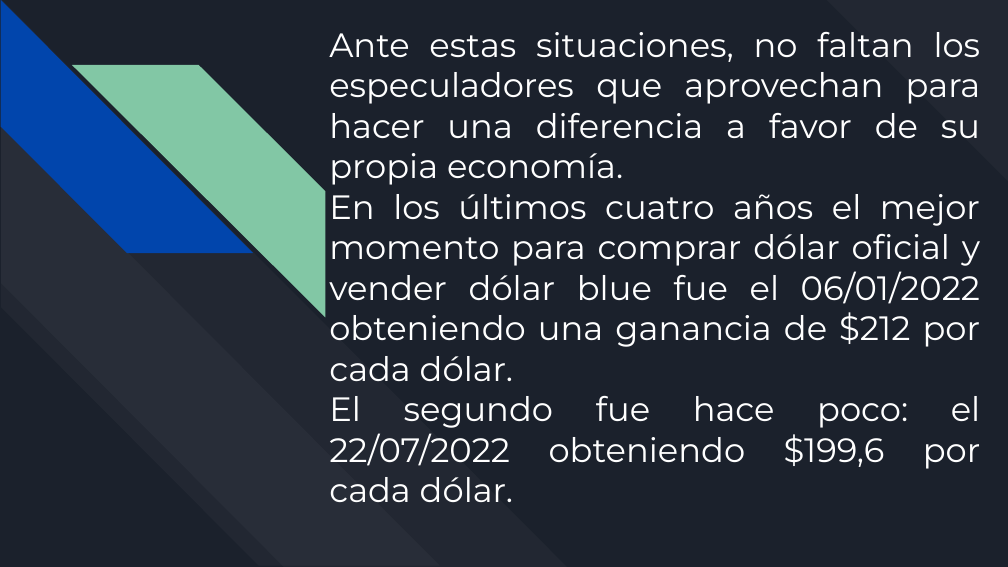
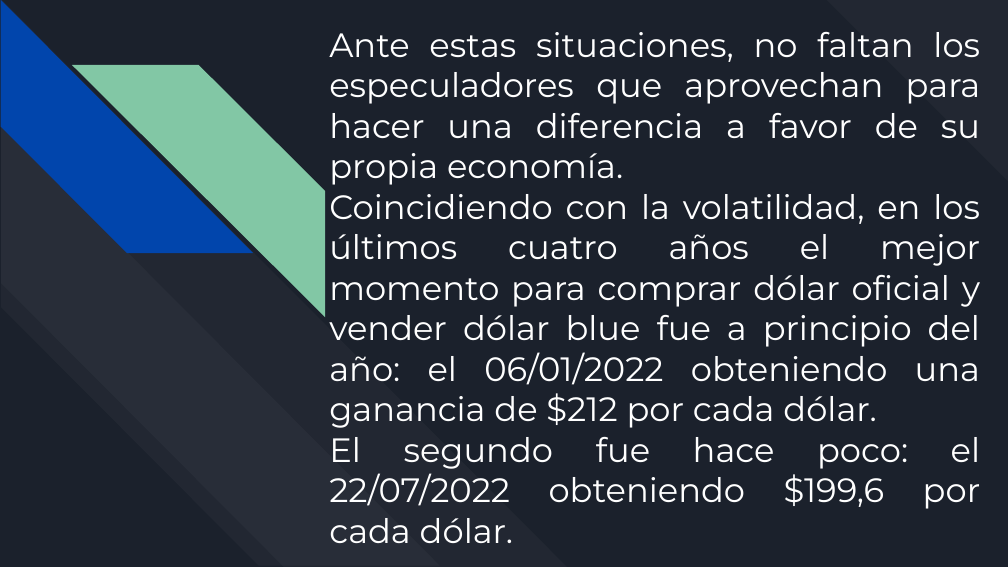
Before and after one commit to alimusac/TP2-Musacchio, a slide deck: slide 5 of TP1.pptx. Drawn at 1008x567 pixels with LibreOffice and Linux fonts; fonts in the diff are those of the drawing. Boxes give left, top, right and bottom in pixels: in the first picture for what was removed or moved away, otherwise in the second. Text is boxed around its words. In the diff, an @@ line names an element or a change of style, - is before the commit and + after.

```diff
--- a/TP1.pptx
+++ b/TP1.pptx
@@ title at [329, 194, 980, 428]: text changed @@
-En los últimos cuatro años el mejor momento para comprar dólar oficial y vender dólar blue fue el 06/01/2022 obteniendo una ganancia de $212 por cada dólar.
+Coincidiendo con la volatilidad, en los últimos cuatro años el mejor momento para comprar dólar oficial y vender dólar blue fue a principio del año: el 06/01/2022 obteniendo una ganancia de $212 por cada dólar.
```
Also in this commit, not shown: 1 other slide changed, 1 other file.
